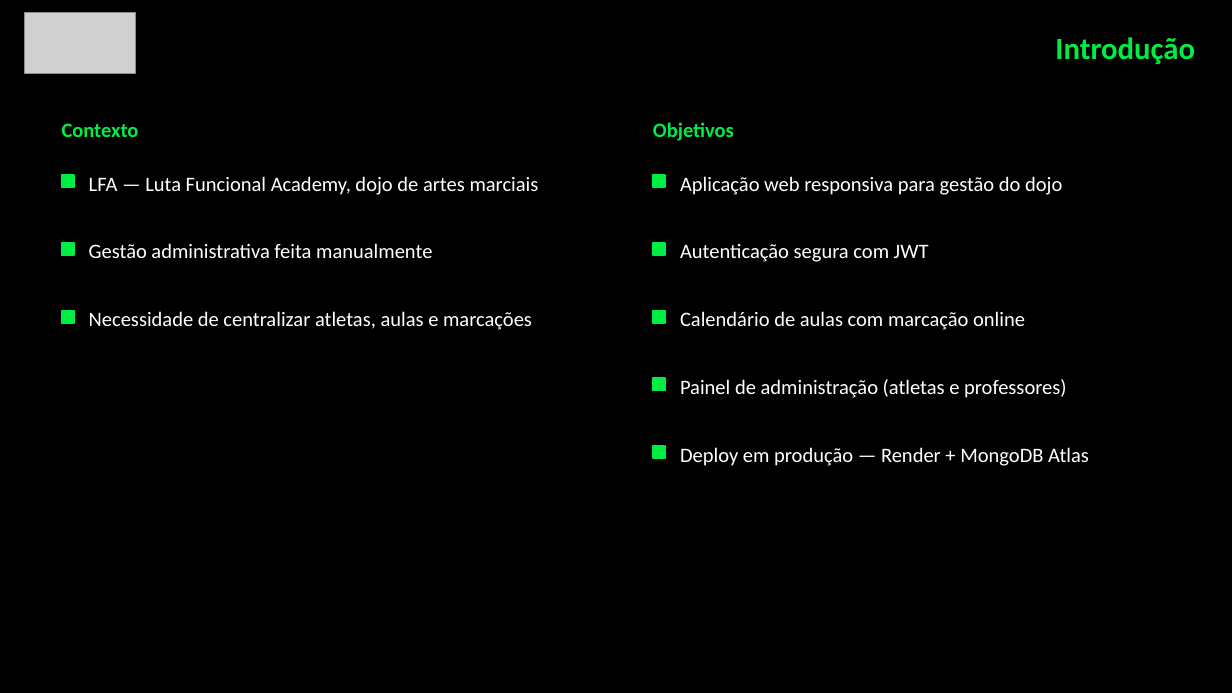
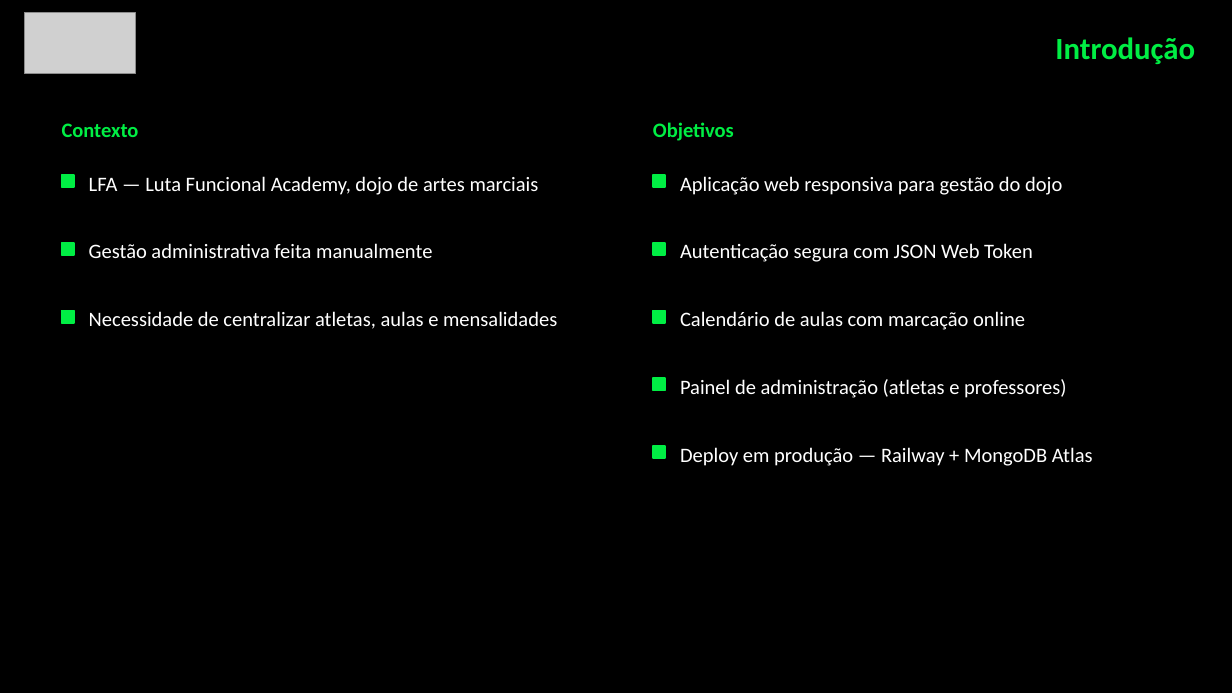
Before and after one commit to GuilhermeLopesMMA/LopesFightAcademy, a slide deck: slide 2 of LFA.pptx. Drawn at 1232x693 pixels with LibreOffice and Linux fonts; fonts in the diff are those of the drawing; grey boxes stand for pictures. Boxes give left, top, right and bottom in pixels: in the first picture for what was removed or moved away, otherwise in the second. Text is boxed around its words. In the diff, an @@ line names an element or a change of style, - is before the commit and + after.

```diff
--- a/LFA.pptx
+++ b/LFA.pptx
@@ text at box(680, 243, 1033, 262): text changed @@
-Autenticação segura com JWT
+Autenticação segura com JSON Web Token
@@ text at box(89, 311, 557, 329): text changed @@
-Necessidade de centralizar atletas, aulas e marcações
+Necessidade de centralizar atletas, aulas e mensalidades
@@ text at box(680, 447, 1093, 466): text changed @@
-Deploy em produção — Render + MongoDB Atlas
+Deploy em produção — Railway + MongoDB Atlas
```
Also in this commit, not shown: 7 other slides changed, 1 slide added, 2 slides removed.
